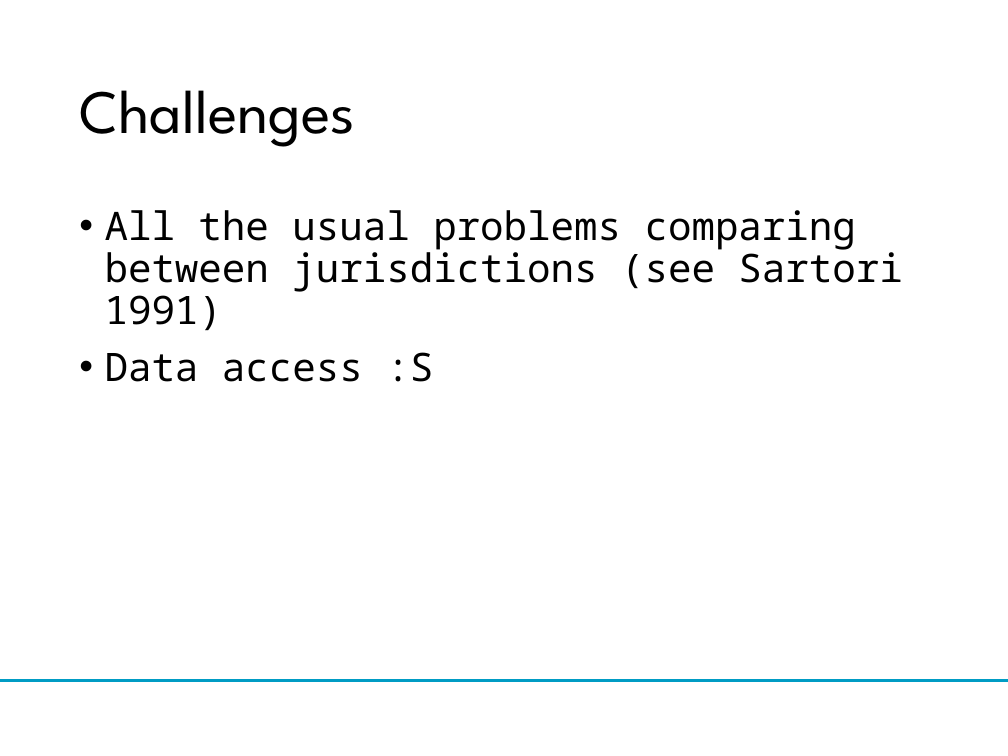
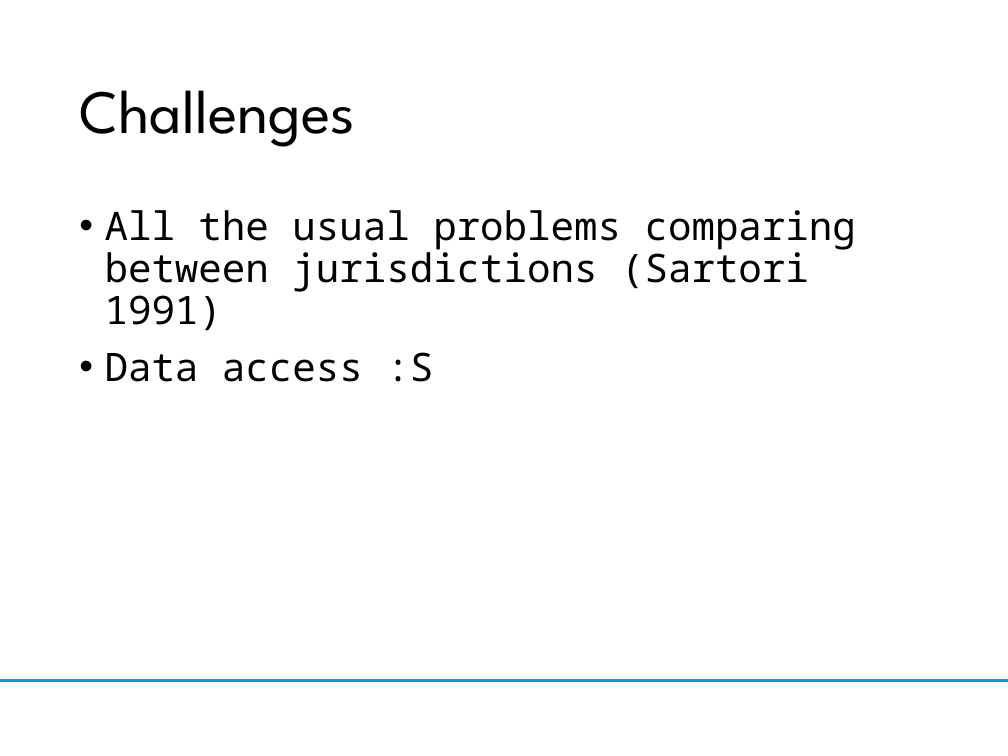
Before and after one commit to benmatthewsed/register_criminology_workshop, a slide deck: slide 28 of slides/soi_comparative_context-bm-v4.pptx. Drawn at 1008x756 pixels with LibreOffice and Linux fonts; fonts in the diff are those of the drawing; background and template pictures are left out. Boxes give left, top, right and bottom in pixels: in the first picture for what was removed or moved away, otherwise in the second. Text is boxed around its words. In the diff, an @@ line names an element or a change of style, - is before the commit and + after.

```diff
--- a/slides/soi_comparative_context-bm-v4.pptx
+++ b/slides/soi_comparative_context-bm-v4.pptx
@@ text at [105,210,856,331]: text changed @@
-• All the usual problems comparing between jurisdictions (see Sartori 1991)
+• All the usual problems comparing between jurisdictions (Sartori 1991)
```
Also in this commit, not shown: 3 other slides changed.
